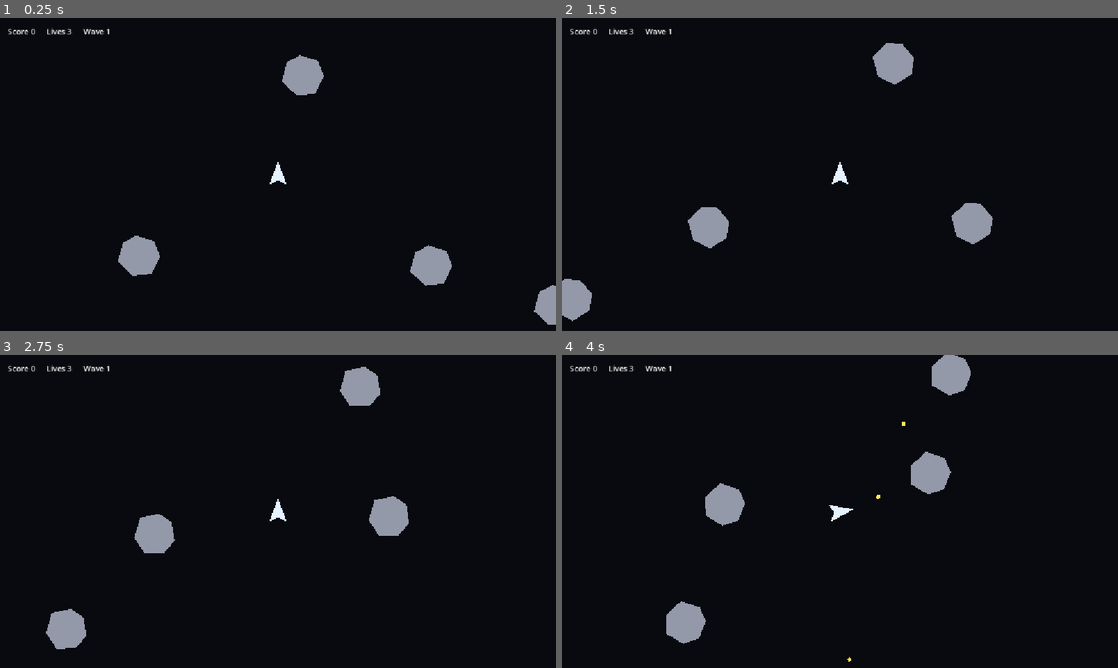
Above: before the commit, frames 1-4 (two rows, left to right).
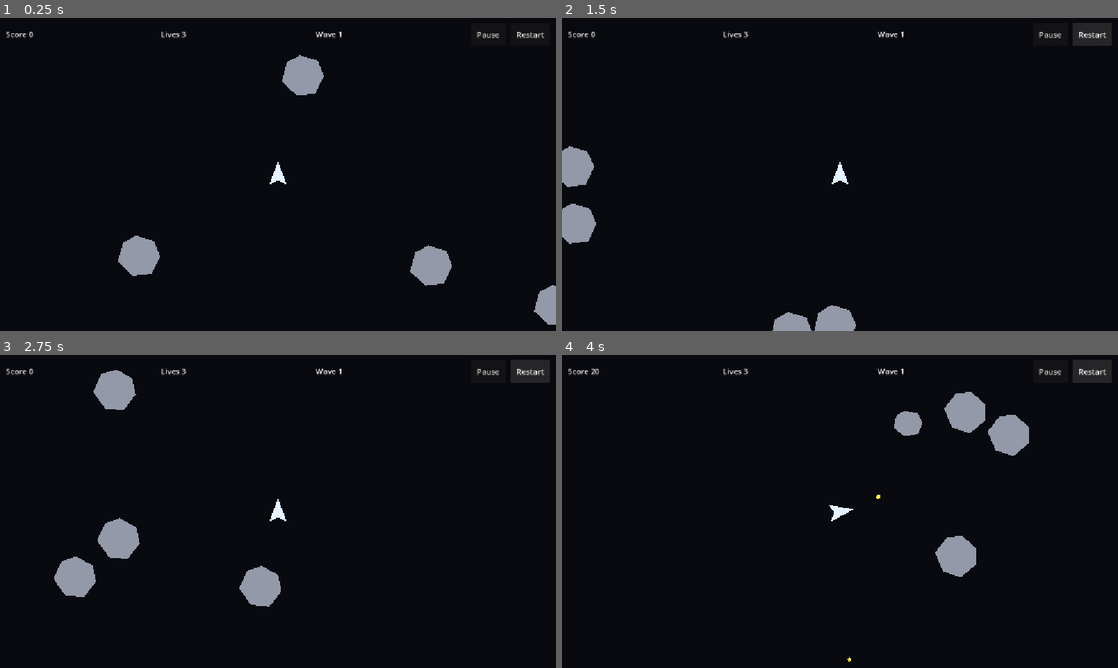
Above: after the commit, the same moments.

Repository: mule/asteroids-android-godot
Game: Godot game, scene res://scenes/game/Main.tscn
Two runs of this game, one before a commit and one after it. Both use one fixed random seed, a clock stepped at 60 frames per second and the inputs below.
Inputs (mouse positions are in pixels of both pictures, inside the frame that each line leads up to):
- Up to frame 1 (0.25 s): no input
- Up to frame 2 (1.5 s): click (1051, 33) at 0.5 s, where only the run after the commit has a clickable "Pause"; click (1090, 33) at 1.25 s, where only the run after the commit has a clickable "Restart"
- Up to frame 3 (2.75 s): click (528, 370) at 2 s, where only the run after the commit has a clickable "Restart"
- Up to frame 4 (4 s): click (1090, 370) at 2.75 s, where only the run after the commit has a clickable "Restart"; hold Right (rotate_right) from 3.53 s (still down); hold Space (shoot) from 3.53 s (still down)

The runs differ from the first frame. In frame 1, 0.4% of the frame differs, in the area x 1-98%, y 3-7%; in frame 2, 5.6%; in frame 3, 6.5%, in the area x 1-99%, y 1-94%; in frame 4, 6.1%.

Commit message:
Add HUD pause and restart controls

Diff:
--- a/project.godot
+++ b/project.godot
@@ -51,6 +51,12 @@
 , Object(InputEventKey,"resource_local_to_scene":false,"resource_name":"","device":-1,"window_id":0,"alt_pressed":false …(186 unchanged characters)…
 ]
 }
+pause={
+"deadzone": 0.5,
+"events": [Object(InputEventKey,"resource_local_to_scene":false,"resource_name":"","device":-1,"window_id":0,"alt_pressed":false,"shift_pressed":false,"ctrl_pressed":false,"meta_pressed":false,"pressed":false,"keycode":80,"physical_keycode":0,"key_label":0,"unicode":0,"location":0,"echo":false,"script":null)
+, Object(InputEventKey,"resource_local_to_scene":false,"resource_name":"","device":-1,"window_id":0,"alt_pressed":false,"shift_pressed":false,"ctrl_pressed":false,"meta_pressed":false,"pressed":false,"keycode":4194305,"physical_keycode":0,"key_label":0,"unicode":0,"location":0,"echo":false,"script":null)
+]
+}
 
 [physics]
 
--- a/scenes/game/Game.tscn
+++ b/scenes/game/Game.tscn
@@ -10,6 +10,7 @@
 size = Vector2(1152, 648)
 
 [node name="Game" type="Node2D"]
+process_mode = 3
 script = ExtResource("1_m6aai")
 asteroid_scene = ExtResource("3_tct56")
 bullet_scene = ExtResource("4_1nphu")
@@ -29,6 +30,7 @@
 debug_color = Color(0.2, 0.7, 1, 0.15)
 
 [node name="Entities" type="Node2D" parent="."]
+process_mode = 1
 
 [node name="PlayerShip" parent="Entities" instance=ExtResource("2_mgmqj")]
 position = Vector2(576, 324)
--- a/scenes/ui/Hud.tscn
+++ b/scenes/ui/Hud.tscn
@@ -3,6 +3,7 @@
 [ext_resource type="Script" path="res://scripts/hud.gd" id="1_h8hhe"]
 
 [node name="Hud" type="CanvasLayer"]
+process_mode = 3
 script = ExtResource("1_h8hhe")
 
 [node name="Root" type="Control" parent="."]
@@ -17,24 +18,40 @@
 layout_mode = 1
 anchors_preset = 10
 anchor_right = 1.0
-offset_left = 16.0
-offset_top = 12.0
-offset_right = -16.0
-offset_bottom = 44.0
+offset_left = 12.0
+offset_top = 10.0
+offset_right = -12.0
+offset_bottom = 58.0
 grow_horizontal = 2
-theme_override_constants/separation = 24
+theme_override_constants/separation = 10
+alignment = 1
 
 [node name="ScoreLabel" type="Label" parent="Root/TopBar"]
 layout_mode = 2
+size_flags_horizontal = 3
 text = "Score 0"
 
 [node name="LivesLabel" type="Label" parent="Root/TopBar"]
 layout_mode = 2
+size_flags_horizontal = 3
 text = "Lives 3"
 
 [node name="WaveLabel" type="Label" parent="Root/TopBar"]
 layout_mode = 2
+size_flags_horizontal = 3
 text = "Wave 1"
+
+[node name="PauseButton" type="Button" parent="Root/TopBar"]
+custom_minimum_size = Vector2(72, 44)
+layout_mode = 2
+focus_mode = 0
+text = "Pause"
+
+[node name="RestartButton" type="Button" parent="Root/TopBar"]
+custom_minimum_size = Vector2(82, 44)
+layout_mode = 2
+focus_mode = 0
+text = "Restart"
 
 [node name="StatusPanel" type="PanelContainer" parent="Root"]
 visible = false
@@ -44,23 +61,24 @@
 anchor_top = 0.5
 anchor_right = 0.5
 anchor_bottom = 0.5
-offset_left = -150.0
-offset_top = -54.0
-offset_right = 150.0
-offset_bottom = 54.0
+offset_left = -168.0
+offset_top = -88.0
+offset_right = 168.0
+offset_bottom = 88.0
 grow_horizontal = 2
 grow_vertical = 2
 
 [node name="MarginContainer" type="MarginContainer" parent="Root/StatusPanel"]
 layout_mode = 2
-theme_override_constants/margin_left = 16
-theme_override_constants/margin_top = 12
-theme_override_constants/margin_right = 16
-theme_override_constants/margin_bottom = 12
+theme_override_constants/margin_left = 18
+theme_override_constants/margin_top = 16
+theme_override_constants/margin_right = 18
+theme_override_constants/margin_bottom = 16
 
 [node name="VBoxContainer" type="VBoxContainer" parent="Root/StatusPanel/MarginContainer"]
 layout_mode = 2
-theme_override_constants/separation = 8
+theme_override_constants/separation = 10
+alignment = 1
 
 [node name="StatusTitleLabel" type="Label" parent="Root/StatusPanel/MarginContainer/VBoxContainer"]
 layout_mode = 2
@@ -70,4 +88,21 @@
 [node name="StatusBodyLabel" type="Label" parent="Root/StatusPanel/MarginContainer/VBoxContainer"]
 layout_mode = 2
 horizontal_alignment = 1
-text = "Press R or Enter to restart"
+text = "Score 0  Wave 1"
+
+[node name="OverlayActions" type="HBoxContainer" parent="Root/StatusPanel/MarginContainer/VBoxContainer"]
+layout_mode = 2
+theme_override_constants/separation = 10
+alignment = 1
+
+[node name="ResumeButton" type="Button" parent="Root/StatusPanel/MarginContainer/VBoxContainer/OverlayActions"]
+custom_minimum_size = Vector2(112, 44)
+layout_mode = 2
+focus_mode = 0
+text = "Resume"
+
+[node name="OverlayRestartButton" type="Button" parent="Root/StatusPanel/MarginContainer/VBoxContainer/OverlayActions"]
+custom_minimum_size = Vector2(112, 44)
+layout_mode = 2
+focus_mode = 0
+text = "Restart"
--- a/scripts/game.gd
+++ b/scripts/game.gd
@@ -26,6 +26,7 @@
 var lives: int = 0
 var wave: int = 0
 var play_active: bool = false
+var paused: bool = false
 var respawning: bool = false
 
 
@@ -33,10 +34,19 @@
 	random.seed = random_seed
 	player_ship.shoot_requested.connect(_on_player_ship_shoot_requested)
 	player_ship.area_entered.connect(_on_player_ship_area_entered)
+	hud.pause_requested.connect(_pause_game)
+	hud.resume_requested.connect(_resume_game)
+	hud.restart_requested.connect(_start_new_game)
 	_start_new_game()
 
 
 func _unhandled_input(event: InputEvent) -> void:
+	if play_active and event.is_action_pressed("pause"):
+		if paused:
+			_resume_game()
+		else:
+			_pause_game()
+
 	if not play_active and event.is_action_pressed("restart"):
 		_start_new_game()
 
@@ -47,8 +57,11 @@
 	lives = starting_lives
 	wave = starting_wave
 	play_active = true
+	paused = false
 	respawning = false
+	get_tree().paused = false
 	hud.hide_status()
+	hud.set_pause_available(true)
 	_update_hud()
 	_respawn_player(false)
 	_spawn_wave()
@@ -59,7 +72,7 @@
 	direction: Vector2,
 	inherited_velocity: Vector2
 ) -> void:
-	if not play_active or respawning:
+	if not play_active or paused or respawning:
 		return
 
 	var bullet := bullet_scene.instantiate()
@@ -72,7 +85,7 @@
 
 
 func _on_player_ship_area_entered(area: Area2D) -> void:
-	if not play_active or respawning or not area.is_in_group("asteroids"):
+	if not play_active or paused or respawning or not area.is_in_group("asteroids"):
 		return
 
 	lives = max(0, lives - 1)
@@ -97,12 +110,13 @@
 
 func _spawn_asteroid(size_tier: int, spawn_position: Vector2, velocity: Vector2) -> Area2D:
 	var asteroid := asteroid_scene.instantiate() as Area2D
+
+	if asteroid.has_method("setup"):
+		asteroid.setup(size_tier, velocity)
+
 	entities.add_child(asteroid)
 	asteroid.add_to_group("asteroids")
 	asteroid.global_position = spawn_position
-
-	if asteroid.has_method("setup"):
-		asteroid.setup(size_tier, velocity)
 
 	if asteroid.has_signal("destroyed"):
 		asteroid.destroyed.connect(_on_asteroid_destroyed)
@@ -124,12 +138,18 @@
 
 	if size_tier < ASTEROID_SMALL:
 		var next_size := size_tier + 1
-
-		for index in split_child_count:
-			var velocity := _get_split_velocity(next_size, incoming_velocity, index)
-			_spawn_asteroid(next_size, hit_position, velocity)
+		call_deferred("_spawn_split_asteroids", next_size, hit_position, incoming_velocity)
 
 	call_deferred("_check_wave_cleared")
+
+
+func _spawn_split_asteroids(size_tier: int, hit_position: Vector2, incoming_velocity: Vector2) -> void:
+	if not play_active:
+		return
+
+	for index in split_child_count:
+		var velocity := _get_split_velocity(size_tier, incoming_velocity, index)
+		_spawn_asteroid(size_tier, hit_position, velocity)
 
 
 func _begin_respawn() -> void:
@@ -162,7 +182,9 @@
 
 
 func _end_game() -> void:
+	get_tree().paused = false
 	play_active = false
+	paused = false
 	respawning = false
 	player_ship.set_controls_enabled(false)
 	player_ship.set_invulnerable(true)
@@ -170,7 +192,7 @@
 
 
 func _check_wave_cleared() -> void:
-	if not play_active or _get_active_asteroid_count() > 0:
+	if not play_active or paused or _get_active_asteroid_count() > 0:
 		return
 
 	wave += 1
@@ -204,6 +226,24 @@
 	hud.set_score(score)
 	hud.set_lives(lives)
 	hud.set_wave(wave)
+
+
+func _pause_game() -> void:
+	if not play_active or paused:
+		return
+
+	paused = true
+	get_tree().paused = true
+	hud.show_paused()
+
+
+func _resume_game() -> void:
+	if not play_active or not paused:
+		return
+
+	paused = false
+	get_tree().paused = false
+	hud.hide_status()
 
 
 func _get_safe_spawn_position(index: int, asteroid_count: int) -> Vector2:
--- a/scripts/hud.gd
+++ b/scripts/hud.gd
@@ -1,15 +1,34 @@
 extends CanvasLayer
 
+
+signal pause_requested
+signal resume_requested
+signal restart_requested
 
 @onready var score_label: Label = $Root/TopBar/ScoreLabel
 @onready var lives_label: Label = $Root/TopBar/LivesLabel
 @onready var wave_label: Label = $Root/TopBar/WaveLabel
+@onready var pause_button: Button = $Root/TopBar/PauseButton
+@onready var restart_button: Button = $Root/TopBar/RestartButton
 @onready var status_panel: PanelContainer = $Root/StatusPanel
 @onready var status_title_label: Label = $Root/StatusPanel/MarginContainer/VBoxContainer/StatusTitleLabel
 @onready var status_body_label: Label = $Root/StatusPanel/MarginContainer/VBoxContainer/StatusBodyLabel
+@onready var resume_button: Button = $Root/StatusPanel/MarginContainer/VBoxContainer/OverlayActions/ResumeButton
+@onready var overlay_restart_button: Button = $Root/StatusPanel/MarginContainer/VBoxContainer/OverlayActions/OverlayRestartButton
+
+var current_score: int = 0
+var current_wave: int = 1
+
+
+func _ready() -> void:
+	pause_button.pressed.connect(pause_requested.emit)
+	restart_button.pressed.connect(restart_requested.emit)
+	resume_button.pressed.connect(resume_requested.emit)
+	overlay_restart_button.pressed.connect(restart_requested.emit)
 
 
 func set_score(value: int) -> void:
+	current_score = value
 	score_label.text = "Score %d" % value
 
 
@@ -18,14 +37,32 @@
 
 
 func set_wave(value: int) -> void:
+	current_wave = value
 	wave_label.text = "Wave %d" % value
+
+
+func show_paused() -> void:
+	status_title_label.text = "Paused"
+	status_body_label.text = "Score %d  Wave %d" % [current_score, current_wave]
+	resume_button.visible = true
+	overlay_restart_button.visible = true
+	status_panel.visible = true
+	pause_button.disabled = true
 
 
 func show_game_over(final_score: int, wave: int) -> void:
 	status_title_label.text = "Game Over"
-	status_body_label.text = "Score %d  Wave %d\nPress R or Enter to restart" % [final_score, wave]
+	status_body_label.text = "Score %d  Wave %d" % [final_score, wave]
+	resume_button.visible = false
+	overlay_restart_button.visible = true
 	status_panel.visible = true
+	pause_button.disabled = true
 
 
 func hide_status() -> void:
 	status_panel.visible = false
+	pause_button.disabled = false
+
+
+func set_pause_available(value: bool) -> void:
+	pause_button.disabled = not value
--- a/scripts/player_ship.gd
+++ b/scripts/player_ship.gd
@@ -99,6 +99,6 @@
 
 func set_invulnerable(value: bool) -> void:
 	invulnerable = value
-	monitoring = not value
-	monitorable = not value
+	set_deferred("monitoring", not value)
+	set_deferred("monitorable", not value)
 	modulate = Color(1.0, 1.0, 1.0, 0.45) if value else Color.WHITE
